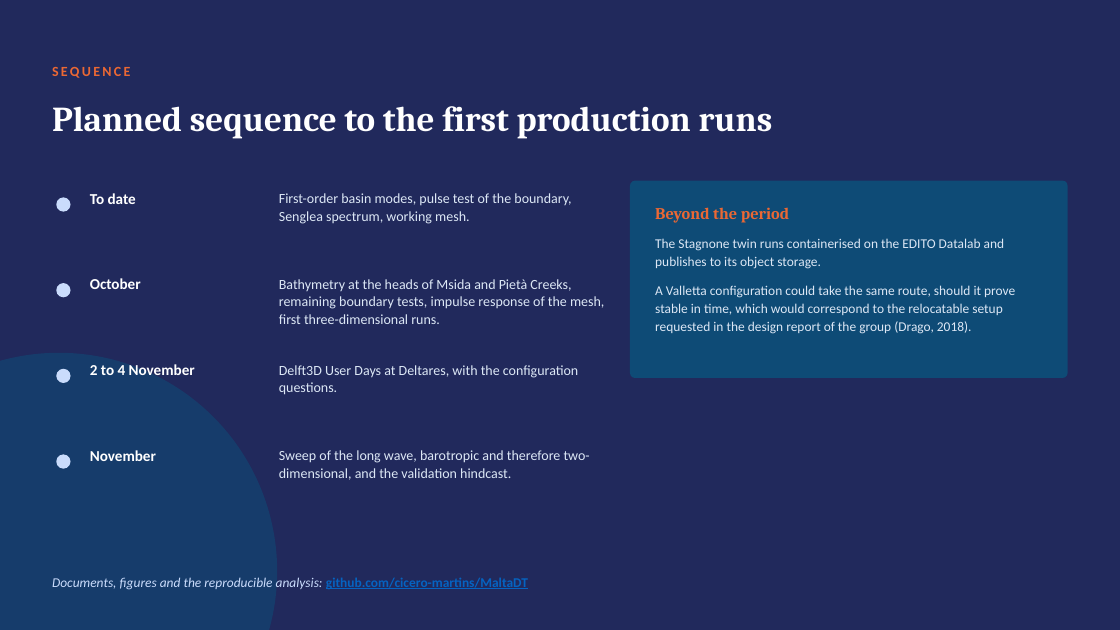
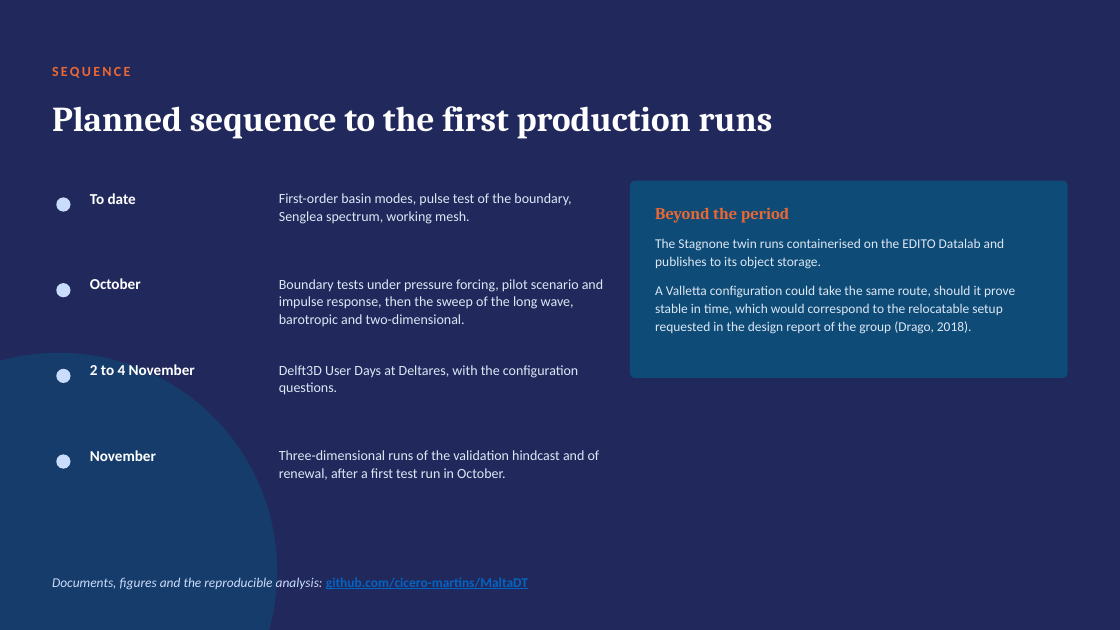
Before and after one commit to cicero-martins/MaltaDT, a slide deck: slide 9 of docs/valletta_model_concept_2026-10-08_short.pptx. Drawn at 1120x630 pixels with LibreOffice and Linux fonts; fonts in the diff are those of the drawing; background and template pictures are left out. Boxes give left, top, right and bottom in pixels: in the first picture for what was removed or moved away, otherwise in the second. Text is boxed around its words. In the diff, an @@ line names an element or a change of style, - is before the commit and + after.

```diff
--- a/docs/valletta_model_concept_2026-10-08_short.pptx
+++ b/docs/valletta_model_concept_2026-10-08_short.pptx
@@ text at (279,279,603,326): text changed @@
-Bathymetry at the heads of Msida and Pietà Creeks, remaining boundary tests, impulse response of the mesh, first three-dimensional runs.
+Boundary tests under pressure forcing, pilot scenario and impulse response, then the sweep of the long wave, barotropic and two-dimensional.
@@ text at (279,450,600,480): text changed @@
-Sweep of the long wave, barotropic and therefore two-dimensional, and the validation hindcast.
+Three-dimensional runs of the validation hindcast and of renewal, after a first test run in October.
```
Also in this commit, not shown: 3 other files.
